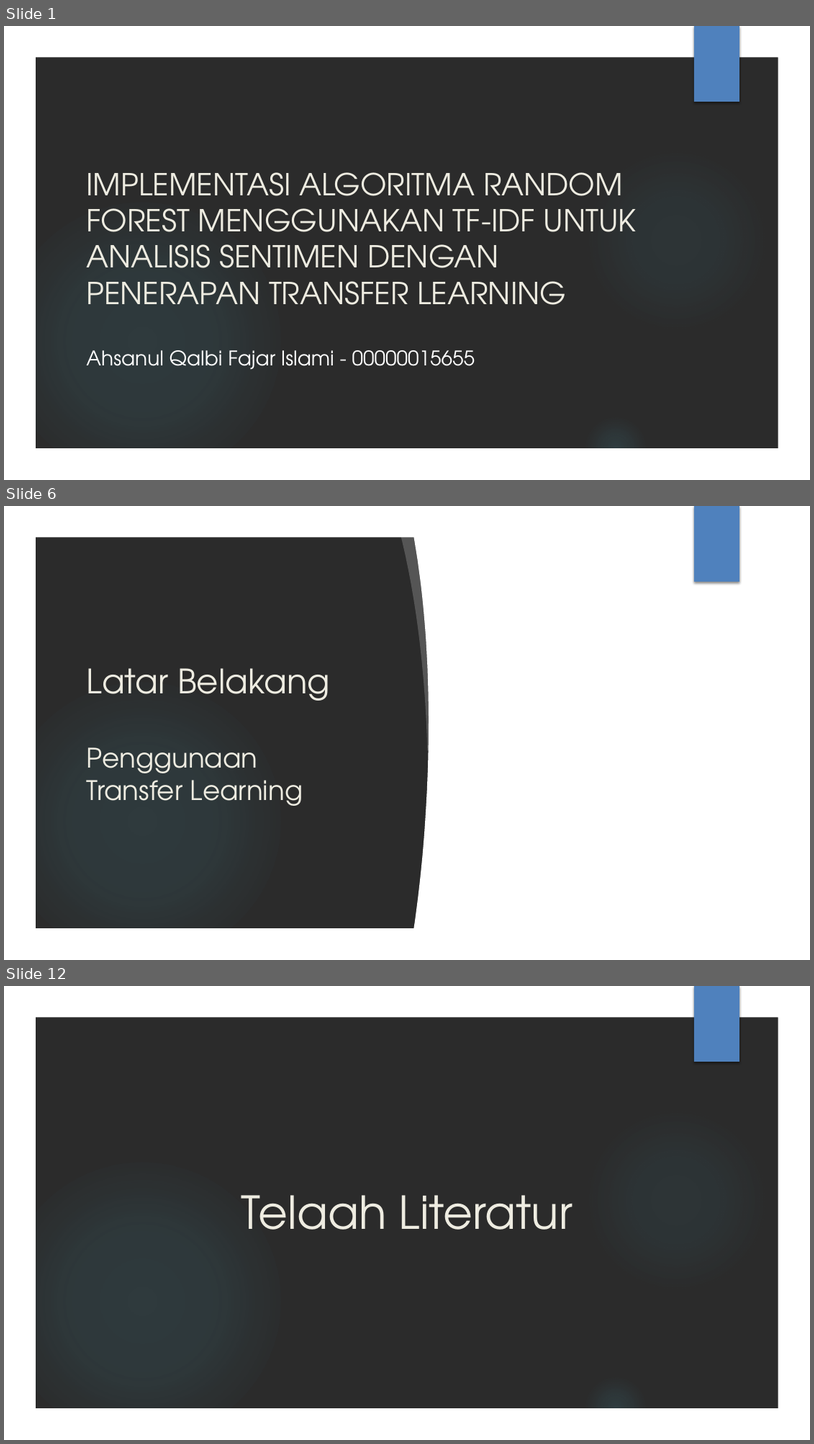
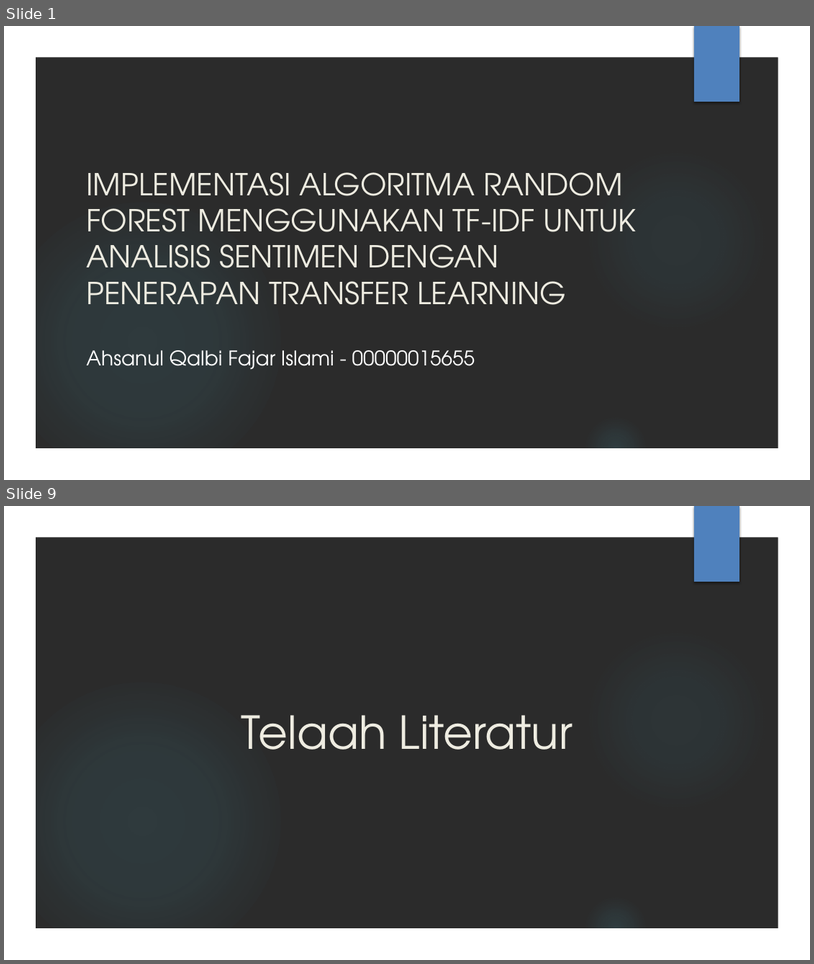
Before and after one commit to AhsanulQalbi/skripsiAnaconda, a slide deck: Laporan ppt/PPT SIDANG.pptx. Shown one above the other, each under a label of ours: slides 1, 6 and 12 before the commit, slides 1 and 9 after it; the slides between them are not shown. The pictures are 814x1444 and 814x964 pixels, drawn with LibreOffice and Linux fonts; fonts in the diff are those of the drawing; background and template pictures are left out; a plain dark background stands for a picture behind light text. Boxes give left, top, right and bottom in pixels: in the first picture for what was removed or moved away, otherwise in the second. Text is boxed around its words. In the diff, an @@ line names an element or a change of style, - is before the commit and + after.

```diff
--- a/Laporan ppt/PPT SIDANG.pptx
+++ b/Laporan ppt/PPT SIDANG.pptx
@@ slide 6 removed at <box>4,506,810,960</box>, background picture (left out); not listed: 4 template elements that a slide beside it also shows @@
@@ freeform shape removed at <box>401,531,448,752</box> @@
@@ freeform shape removed at <box>413,533,496,933</box> @@
@@ rectangle removed at <box>486,533,782,933</box> @@
@@ title removed at <box>86,668,330,806</box> @@
-Latar Belakang
-Penggunaan
-Transfer Learning
@@ what was slide 12 is now slide 9 @@
```
Also in this commit, not shown: 9 slides changed, 19 slides added, 21 other slides removed, 1 other file.
